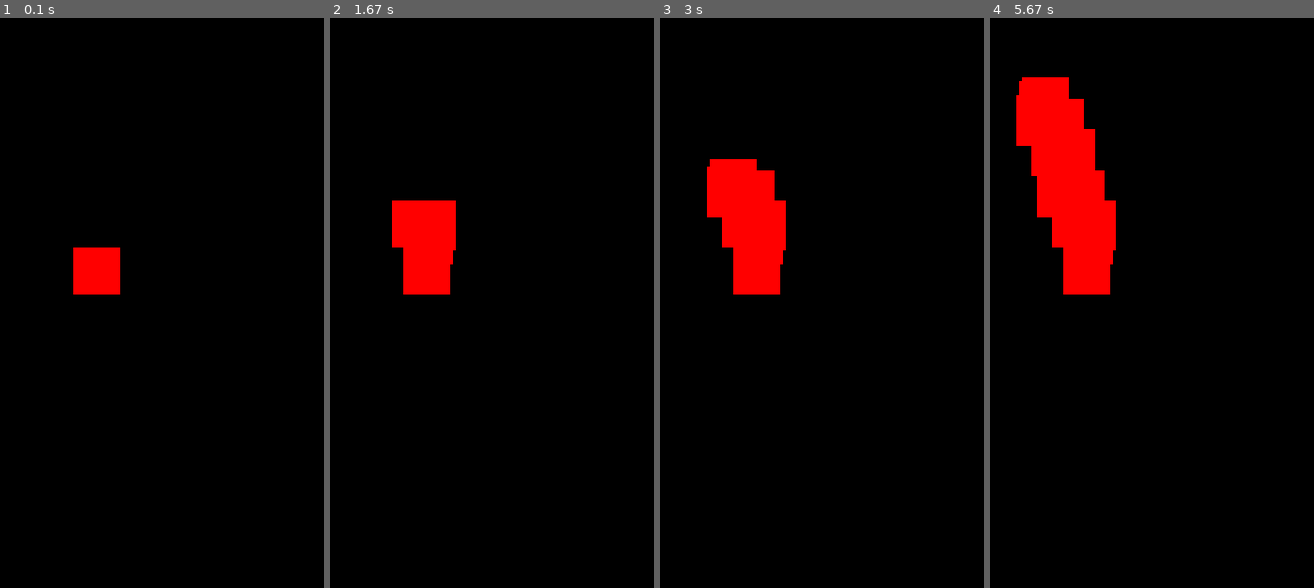
Above: before the commit, frames 1-4 (left to right).
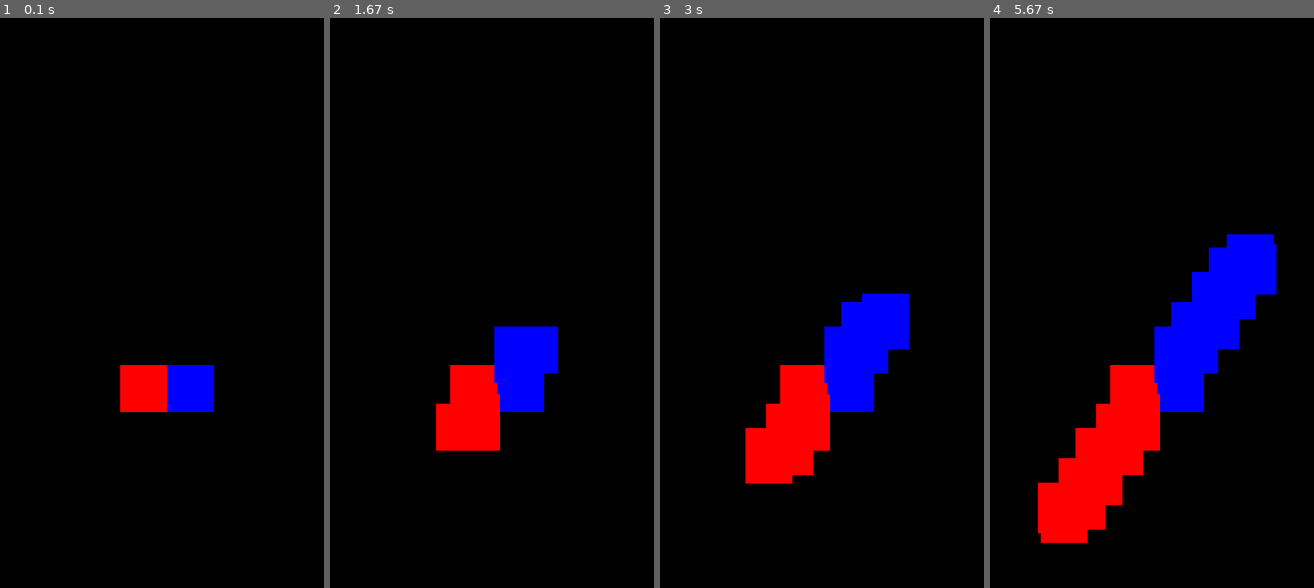
Above: after the commit, the same moments.

Repository: ErikSokolov/pygame
Game: pygame game, started from square_mirror.py
Two runs of this game, one before a commit and one after it. Both use one fixed random seed, a clock stepped at 60 frames per second and the inputs below.
Inputs:
- Up to frame 1 (0.1 s): no input
- Up to frame 2 (1.67 s): hold D 0.33-0.8 s; hold D 0.83-1.3 s; tap F at 0.9, 1.2, 1.4 s; tap G at 0.98 s; hold S 1.33-1.63 s
- Up to frame 3 (3 s): hold D 1.67-2.3 s; tap F at 1.73, 2.03, 2.4, 2.8 s; hold S 2.33-2.7 s; tap G at 2.48 s; hold D from 2.73 s (still down)
- Up to frame 4 (5.67 s): tap F at 3.1, 3.3, 3.6, 3.8, 4.13, 4.43, 4.8, 5.2, 5.5 s; release D at 3.2 s; hold D 3.23-3.7 s; hold S 3.73-4.03 s; tap G at 3.88, 5.28 s; hold D 4.07-4.7 s; hold S 4.73-5.1 s; hold D 5.13-5.6 s; hold D from 5.63 s (still down)

The runs differ from the first frame. In frame 1, 3.6% of the frame differs, in the area x 22-67%, y 40-70%; in frame 2, 8.0%; in frame 3, 12%; in frame 4, 20%, in the area x 8-89%, y 10-93%.

Commit message:
Change movement window_square.py && finish window_square.py && create tictactoe.py

Diff:
--- a/window_square.py
+++ b/square_mirror.py
@@ -7,7 +7,8 @@
 
 screen = pygame.display.set_mode((SCREEN_WIDTH, SCREEN_HEIGHT))
 
-player = pygame.Rect((300, 250, 50, 50))
+player = pygame.Rect((350, 375, 50, 50))
+mirror_player = pygame.Rect((400, 375, 50, 50))
 
 run = True
 while run:
@@ -17,12 +18,25 @@
 	key = pygame.key.get_pressed()
 	if key[pygame.K_s] == True:
 		player.move_ip(-1,0)
+	elif key[pygame.K_g] == True:
+		player.move_ip(1,0)
 	elif key[pygame.K_f] == True:
-		player.move_ip(1,0)
+		player.move_ip(0,-1)
 	elif key[pygame.K_d] == True:
-		player.move_ip(0,-1)
-	elif key[pygame.K_a] == True:
 		player.move_ip(0,1)
+
+	pygame.draw.rect(screen, (0, 0, 255), mirror_player)
+
+	key = pygame.key.get_pressed()
+	if key[pygame.K_s] == True:
+		mirror_player.move_ip(1,0)
+	elif key[pygame.K_g] == True:
+		mirror_player.move_ip(-1,0)
+	elif key[pygame.K_f] == True:
+		mirror_player.move_ip(0,1)
+	elif key[pygame.K_d] == True:
+		mirror_player.move_ip(0,-1)
+
 
 	for event in pygame.event.get():
 		if event.type == pygame.QUIT:
--- /dev/null
+++ b/tictactoe.py
@@ -0,0 +1,3 @@
+import pygame
+import sys
+from random import randint
